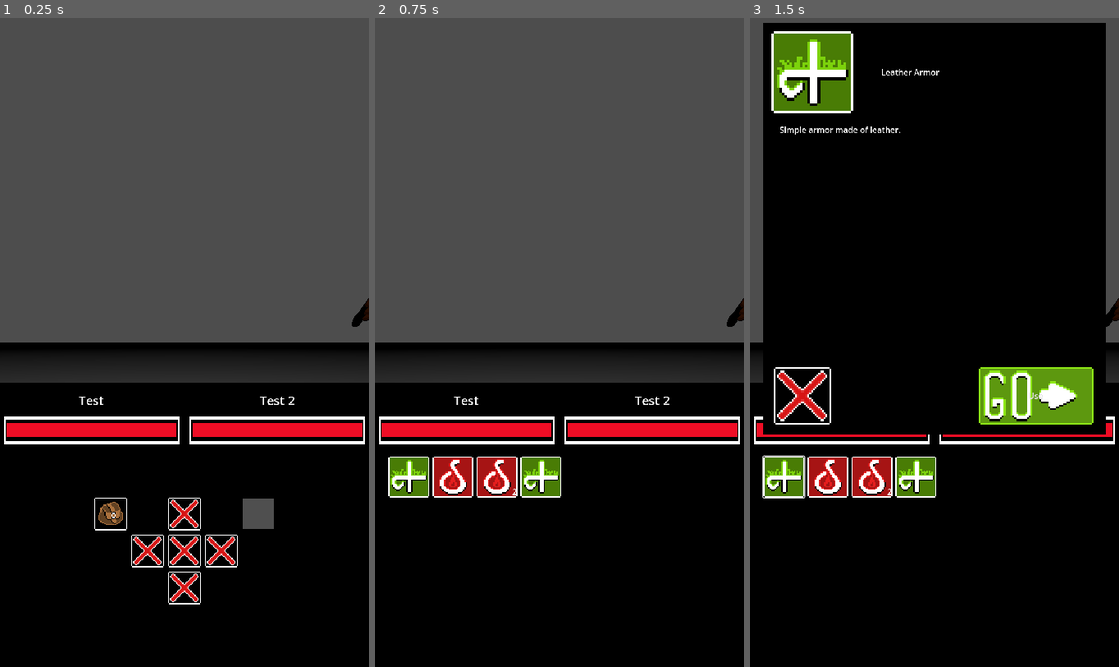
Above: before the commit, frames 1-3 (left to right).
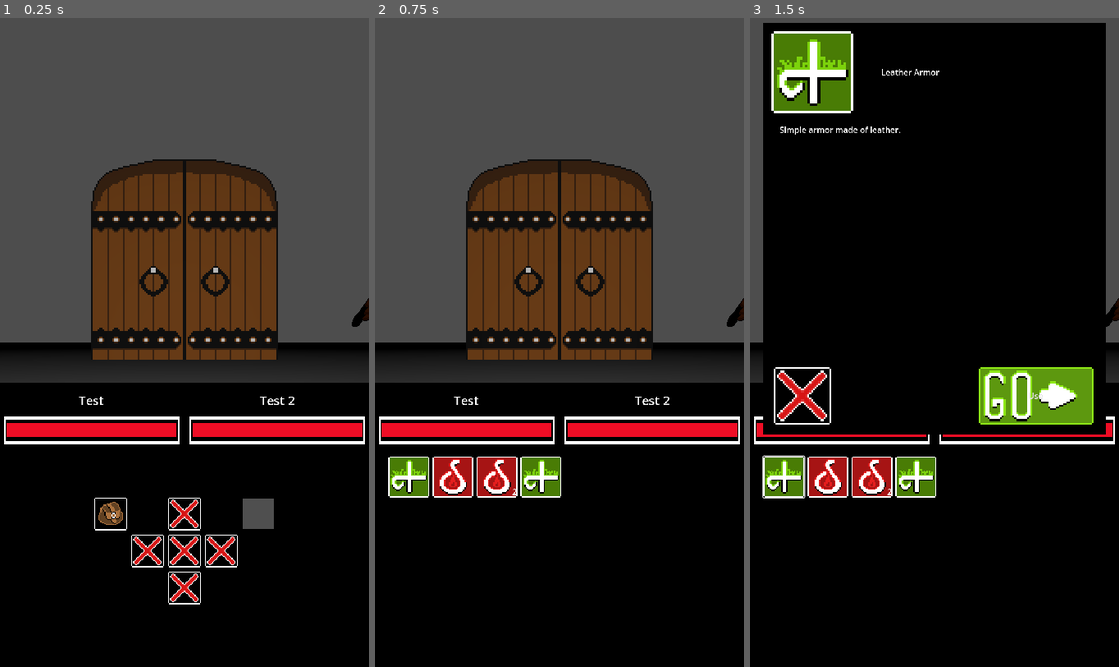
Above: after the commit, the same moments.

Repository: Crestor123/VoidRPG2.0
Game: Godot game, scene res://Scenes/Main.tscn
The game is run twice, just before and just after one commit, with the same random seed, the same clock (stepped at 60 frames per second) and the same inputs. The engine's default icon, where the game draws it, is replaced by a stand-in: a white triangle on a blue panel in a dark square.
Inputs (mouse positions are in pixels of both pictures, inside the frame that each line leads up to):
- Up to frame 1 (0.25 s): no input
- Up to frame 2 (0.75 s): click (485, 550) at 0.5 s
- Up to frame 3 (1.5 s): click (783, 478) at 1.27 s

The runs differ from the first frame. In frame 1, 15% of the frame differs, in the area x 24-76%, y 21-53%; in frame 2, 15%; in frame 3, nothing differs.

Commit message:
Started on doors/interactables

Diff:
--- a/Scenes/Actors/Player.gd
+++ b/Scenes/Actors/Player.gd
@@ -17,6 +17,8 @@
 
 	#Check the grid space that the player is moving into using a raycast
 	if direction == "up" or direction == "down" or direction == "select":
+		if direction == "down":
+			Ray.target_position.z = Ray.target_position.z * -1
 		Ray.force_raycast_update()
 		if Ray.is_colliding():
 			collision = Ray.get_collider()
@@ -24,6 +26,11 @@
 				collision = collision.get_parent()
 			select(collision)
 			return
+		if direction == "down":
+			Ray.target_position.z = Ray.target_position.z * -1
+
+
+
 
 	if direction == "up":
 		var tween = create_tween()
--- a/Scenes/Main.gd
+++ b/Scenes/Main.gd
@@ -18,6 +18,7 @@
 
 func _ready():
 	for item in Entities.get_children():
+		item.initialize(item.global_position, item.rotation)
 		item.interacting.connect(entityInteract)
 
 	for member in Party.get_children():
@@ -72,6 +73,16 @@
 	if type == "enemy":
 		#Start the battle using the enemy data
 		enterBattle(data)
+	if type == "door":
+		#Check if the door requires an item (from data)
+		if data:
+			print("Required item: ")
+		#Check if the player has the required item
+			#Show popup if not
+		#Use the item (confirm)
+		#Open the door
+		interactingEntity.confirmInteract()
+		pass
 	pass
 
 func enterBattle(enemyData):
--- a/Scenes/Main.tscn
+++ b/Scenes/Main.tscn
@@ -20,6 +20,7 @@
 [ext_resource type="Script" path="res://Scenes/UIOverlay.gd" id="12_g7dam"]
 [ext_resource type="PackedScene" uid="uid://dnvsp255trepw" path="res://Scenes/Objects/UI/PartySelectorUI.tscn" id="13_ckd8t"]
 [ext_resource type="PackedScene" uid="uid://b3saj7385r4ij" path="res://Scenes/Objects/UI/PartyEquipmentUI.tscn" id="15_30d3v"]
+[ext_resource type="Texture2D" uid="uid://b6nuy5x0u0hdb" path="res://Assets/Sprites/Door.png" id="21_bf1li"]
 
 [sub_resource type="StandardMaterial3D" id="StandardMaterial3D_dda42"]
 albedo_color = Color(0.247059, 0.247059, 0.247059, 1)
@@ -27,6 +28,8 @@
 [sub_resource type="PlaneMesh" id="PlaneMesh_2ucn6"]
 material = SubResource("StandardMaterial3D_dda42")
 size = Vector2(20, 20)
+
+[sub_resource type="MeshLibrary" id="MeshLibrary_yhlrf"]
 
 [node name="Main" type="Node3D"]
 script = ExtResource("1_mmrmv")
@@ -94,6 +97,7 @@
 transform = Transform3D(1, 0, 0, 0, 1, 0, 0, 0, 1, 1, 0.1, 1)
 
 [node name="GridMap" type="GridMap" parent="."]
+mesh_library = SubResource("MeshLibrary_yhlrf")
 
 [node name="Entities" type="Node" parent="."]
 
@@ -106,3 +110,8 @@
 transform = Transform3D(1, 0, 0, 0, 1, 0, 0, 0, 1, 5, 0.5, 1)
 data = Array[Resource]([ExtResource("6_5sgyr")])
 type = "enemy"
+
+[node name="Entity3" parent="Entities" instance=ExtResource("5_d32gq")]
+transform = Transform3D(1, 0, 0, 0, 1, 0, 0, 0, 1, 1, 0.5, -1)
+preInteractSprites = Array[Resource]([ExtResource("21_bf1li")])
+type = "door"
--- a/Scenes/Objects/Entity.gd
+++ b/Scenes/Objects/Entity.gd
@@ -1,16 +1,66 @@
 extends Node3D
 
+@onready var staticBody = $StaticBody3D
+@onready var collision = $StaticBody3D/CollisionShape3D
+@onready var mesh = $EntityMesh
+
+@export var entityMesh : PackedScene
 @export var data : Array[Resource]
-@export_enum ("enemy") var type : String
+@export var preInteractSprites : Array[Resource]
+@export var postInteractSprites : Array[Resource]
+@export var billboard : bool
+@export_enum ("enemy", "door") var type : String
 
 signal interacting(ID, type, data)
 
-func initialize():
+func initialize(newPosition : Vector3 = Vector3.ZERO, newRotation : Vector3 = Vector3.ZERO, newBillboard : bool = true):
+	if newPosition != Vector3.ZERO: global_position = newPosition
+	if newRotation != Vector3.ZERO: rotation = newRotation
+	billboard = newBillboard
+
+	if type == "door":
+		billboard = false
+
+	if preInteractSprites.size() > 0:
+		for sprite in preInteractSprites:
+			var newMesh = entityMesh.instantiate()
+			add_child(newMesh)
+			newMesh.mesh.material.albedo_texture = sprite
+			if !billboard:
+				newMesh.mesh.material.set_cull_mode(2)	#Disable culling
+			newMesh.mesh.material.set_billboard_mode(billboard)
+		return
+
+		pass
+
 	for item in data:
 		#Create a mesh object for each resource given
 		#Position them equidistantly from each other
 		#The meshes should rotate with respect to the player
+		var newMesh = entityMesh.instantiate()
+		add_child(newMesh)
+		newMesh.mesh.material.albedo_texture = item.sprite
+		newMesh.mesh.material.set_billboard_mode(billboard)
 		pass
+	pass
+
+func disableCollision(disable : bool = true):
+	collision.disabled = disable
+
+func confirmInteract():
+	for child in get_children():
+		if child != staticBody: child.queue_free()
+
+	for sprite in postInteractSprites:
+		var newMesh = entityMesh.instantiate()
+		add_child(newMesh)
+		newMesh.mesh.material.albedo_texture = sprite
+		if !billboard:
+			newMesh.mesh.material.set_cull_mode(2)	#Disable culling
+		newMesh.mesh.material.set_billboard_mode(billboard)
+
+	if type == "door":
+		disableCollision()
 	pass
 
 func interact():
--- a/Scenes/Objects/Entity.tscn
+++ b/Scenes/Objects/Entity.tscn
@@ -1,26 +1,14 @@
-[gd_scene load_steps=6 format=3 uid="uid://d112vtgesk8ac"]
+[gd_scene load_steps=4 format=3 uid="uid://d112vtgesk8ac"]
 
 [ext_resource type="Script" path="res://Scenes/Objects/Entity.gd" id="1_3sr52"]
-[ext_resource type="Texture2D" uid="uid://ds8vr8hng0ujk" path="res://Assets/Sprites/Bird.png" id="1_7jny8"]
-
-[sub_resource type="StandardMaterial3D" id="StandardMaterial3D_gpdsc"]
-resource_local_to_scene = true
-transparency = 1
-albedo_texture = ExtResource("1_7jny8")
-texture_filter = 0
-billboard_mode = 1
-
-[sub_resource type="QuadMesh" id="QuadMesh_5b5c6"]
-material = SubResource("StandardMaterial3D_gpdsc")
+[ext_resource type="PackedScene" uid="uid://d2dleowfknim2" path="res://Scenes/Objects/EntityMesh.tscn" id="2_a7f5x"]
 
 [sub_resource type="BoxShape3D" id="BoxShape3D_b1v5h"]
 size = Vector3(2, 2, 2)
 
 [node name="Entity" type="Node3D"]
 script = ExtResource("1_3sr52")
-
-[node name="MeshInstance3D" type="MeshInstance3D" parent="."]
-mesh = SubResource("QuadMesh_5b5c6")
+entityMesh = ExtResource("2_a7f5x")
 
 [node name="StaticBody3D" type="StaticBody3D" parent="."]
 
--- /dev/null
+++ b/Scenes/Objects/EntityMesh.tscn
@@ -0,0 +1,17 @@
+[gd_scene load_steps=4 format=3 uid="uid://d2dleowfknim2"]
+
+[ext_resource type="Texture2D" uid="uid://ds8vr8hng0ujk" path="res://Assets/Sprites/Bird.png" id="1_xkme7"]
+
+[sub_resource type="StandardMaterial3D" id="StandardMaterial3D_gpdsc"]
+resource_local_to_scene = true
+transparency = 1
+albedo_texture = ExtResource("1_xkme7")
+texture_filter = 0
+billboard_mode = 1
+
+[sub_resource type="QuadMesh" id="QuadMesh_5b5c6"]
+resource_local_to_scene = true
+material = SubResource("StandardMaterial3D_gpdsc")
+
+[node name="EntityMesh" type="MeshInstance3D"]
+mesh = SubResource("QuadMesh_5b5c6")
Binary file added: Assets/Sprites/Door.png
Not shown, added: Assets/Sprites/Door.png.import
Not shown: 1 places in Scenes/Main.tscn that only renumber resources
